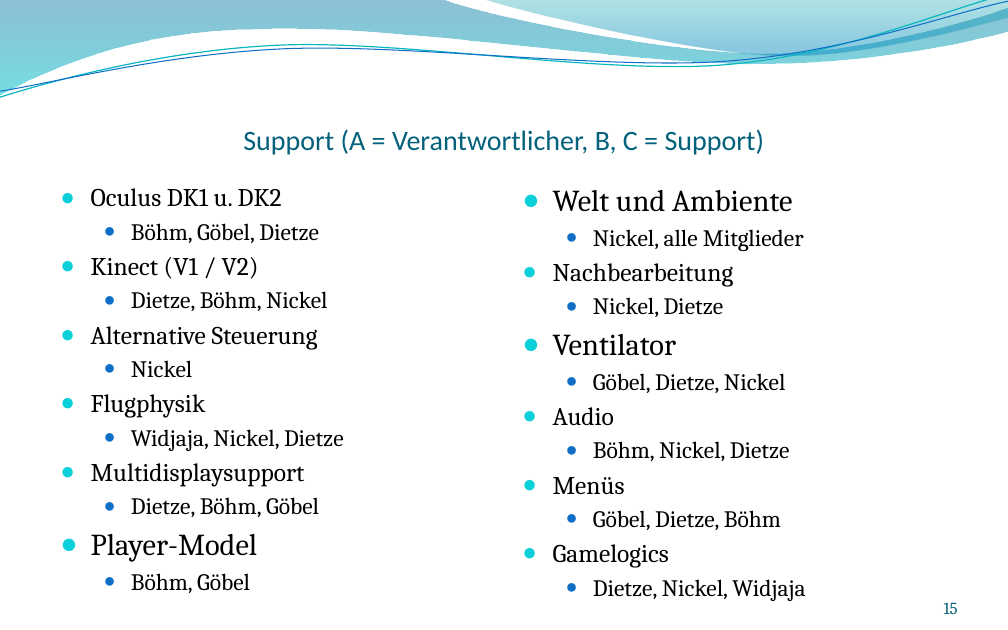
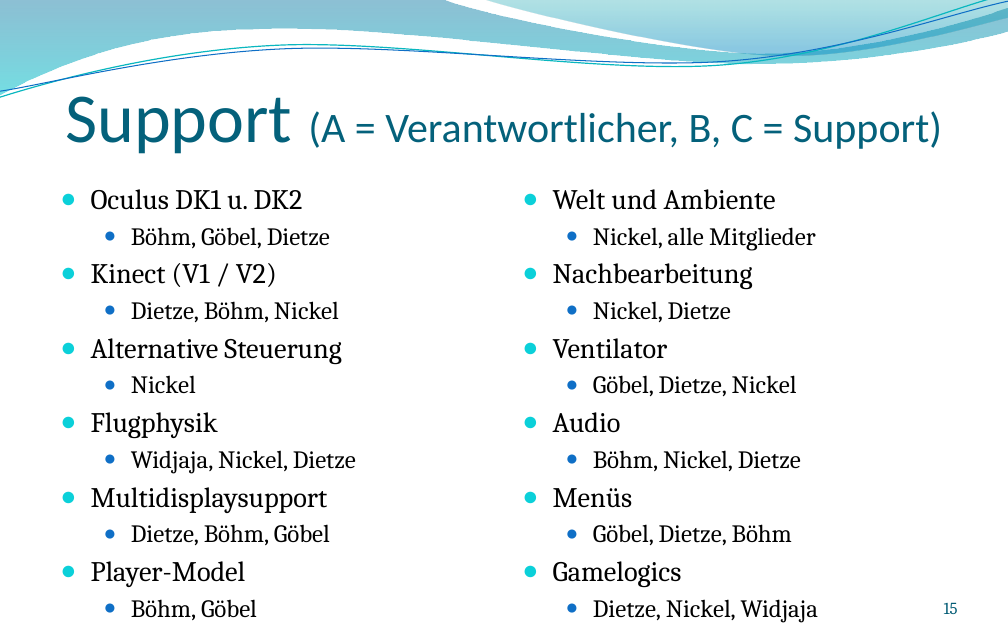
Before and after one commit to andreasdietze/Rift-Wingsuit, a slide deck: slide 15 of Präsentationen/Projektpräsentation/Projektpräsentation Rift Wingsuit.pptx. Drawn at 1008x630 pixels with LibreOffice and Linux fonts; fonts in the diff are those of the drawing; background and template pictures are left out. Boxes give left, top, right and bottom in pixels: in the first picture for what was removed or moved away, otherwise in the second. Text is boxed around its words. In the diff, an @@ line names an element or a change of style, - is before the commit and + after.

```diff
--- a/Präsentationen/Projektpräsentation/Projektpräsentation Rift Wingsuit.pptx
+++ b/Präsentationen/Projektpräsentation/Projektpräsentation Rift Wingsuit.pptx
@@ title "Support (A = Verantwortlicher, B, ..." at (x1=65, y1=96, x2=942, y2=154): size 20 to 50 pt in "Support"; size 20 to 30 pt in "(A = Verantwortlicher, B, C = Support)" @@
@@ text "Oculus DK1 u. DK2" at (x1=91, y1=189, x2=356, y2=587): size 18.2 to 20.1 pt in "Oculus DK1 u. DK2", "Kinect (V1 / V2)", "Alternative Steuerung", "Flugphysik" and 1 more places; size 16.8 to 17.8 pt in "Böhm, Göbel, Dietze", "Dietze, Böhm, Nickel", "Nickel", "Widjaja, Nickel, Dietze" and 2 more places; size 21.7 to 20.1 pt in "Player-Model" @@
@@ text "Welt und Ambiente" at (x1=553, y1=189, x2=818, y2=622): size 21.7 to 20.1 pt in "Welt und Ambiente", "Ventilator"; size 16.8 to 17.8 pt in "Nickel, alle Mitglieder", "Nickel, Dietze", "Göbel, Dietze, Nickel", "Böhm, Nickel, Dietze" and 2 more places; size 18.2 to 20.1 pt in "Nachbearbeitung", "Audio", "Menüs", "Gamelogics" @@
```
Also in this commit, not shown: 2 other slides changed.
